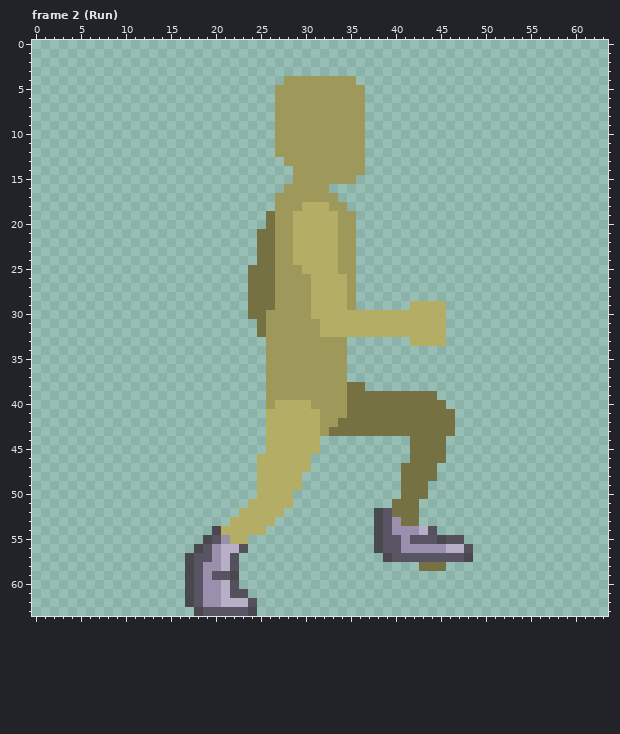
Pixel-art file: Workfiles/newCharacter.aseprite. That is the earlier state.
64x64 pixels, 13 frames. Colours within 5 levels of each other are drawn and written as one. Shown: frame 2 (Run). The commit also changed other frames, which this record leaves out.
Now the later version:
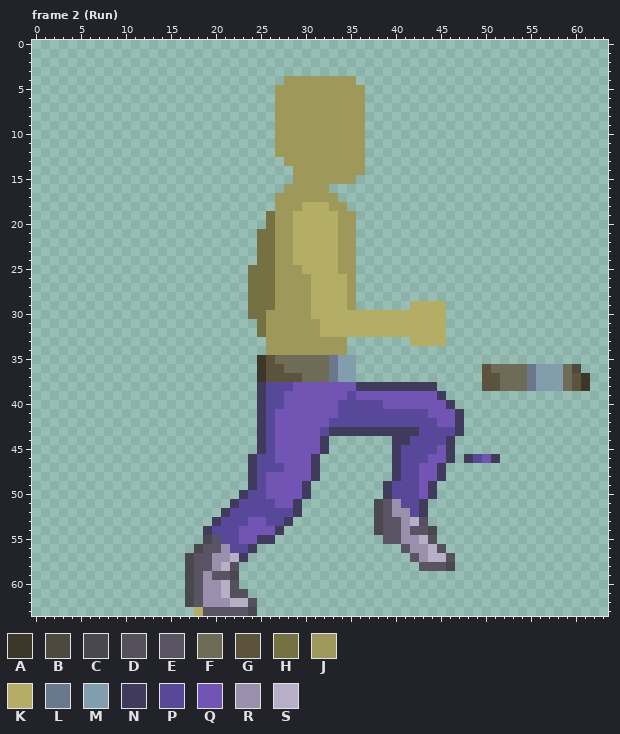
Palette (. is transparent): A #3d3729  B #4d4a3d  C #4a484f  D #54515c  E #595463  F #6e6b57  G #5c533d  H #757143  J #9e985a  K #b3ad66  L #69788c  M #829ead  N #403a5c  P #574899  Q #7154b3  R #9a90ad  S #b7afc7
Author's note on the commit: shoes done, now pants
Difference:
layer "trousers" added
Changed rows in their new state; - is an unchanged pixel.
Frame 2 (Run), layers "trousers", "shoes":
first column x 19:
35 ------AGFFFFFFLMM--------------------------
36 ------AGGFFFFFLMM--------------GFFFFLMMMFB-
37 ------AGGGGFFFLMM--------------GGFFFLMMMFGA
38 ------NPPPQQQQQQQNNNNNNNNN-----GGFFFLMMMFGA
39 ------NPPQQQQQQQPQQQQQQQQQN----------------
40 ------NPPQQQQQQPPPPPQQQQQQQN---------------
41 ------NPQQQQQQQPPPPPPPPPPQQQN--------------
42 ------NPQQQQQQPPPPPPPPPPPPQQN--------------
43 ------NPQQQQQPNNNNNNNNNNPPPPN--------------
44 ------NPQQQQQN-------NNPPPPN---------------
45 ------NPQQQQQN-------NPPPPQN---------------
46 -----NPPQQQQN--------NPPPQQN-NPQN----------
47 -----NPPPQQQN--------NPPQQN----------------
48 -----NPQQQQQN--------NPPQQN----------------
49 -----NPQQQQN--------NPPPQN-----------------
50 ----NPPQQQQN--------NPPPQN-----------------
51 ---NPPPPQQN--------CERPPN------------------
52 --NPPPPPPPN----------RRPN------------------
53 -NPPPQQPPN-----------ERSD------------------
54 NPPPQQQQN------------E-EEC-----------------
55 --PPQQNN-----------.---RSD...--------------
56 -ERPPN-------------...E--SD...-------------
57 --RSN---------------...-RSSD..-------------
58 E-----------------------EEEC---------------
first column x 18:
62 ---R
63 K---
